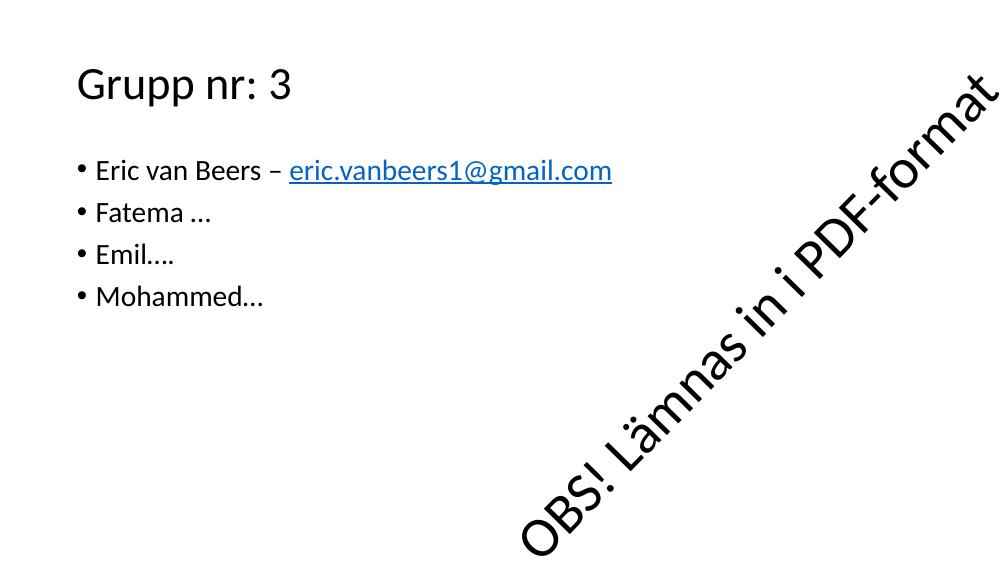
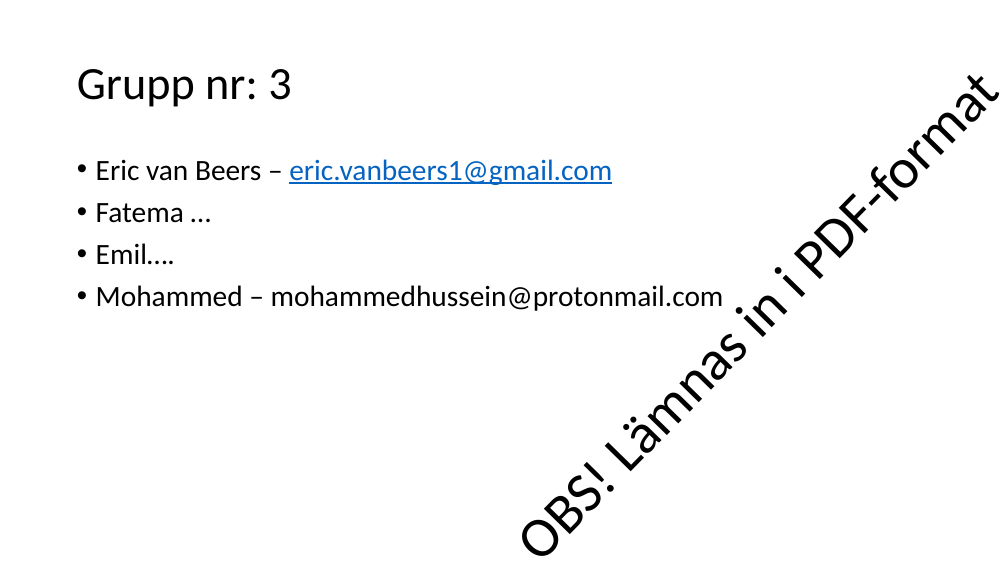
Before and after one commit to abrahamkam/INTEProjektGrupp3, a slide deck: slide 1 of Redovisningsmall.pptx. Drawn at 1008x567 pixels with LibreOffice and Linux fonts; fonts in the diff are those of the drawing. Boxes give left, top, right and bottom in pixels: in the first picture for what was removed or moved away, otherwise in the second. Text is boxed around its words. In the diff, an @@ line names an element or a change of style, - is before the commit and + after.

```diff
--- a/Redovisningsmall.pptx
+++ b/Redovisningsmall.pptx
@@ text at [96, 285, 724, 311]: text changed @@
-• Mohammed…
+• Mohammed – mohammedhussein@protonmail.com
```
Also in this commit, not shown: 6 other files.
